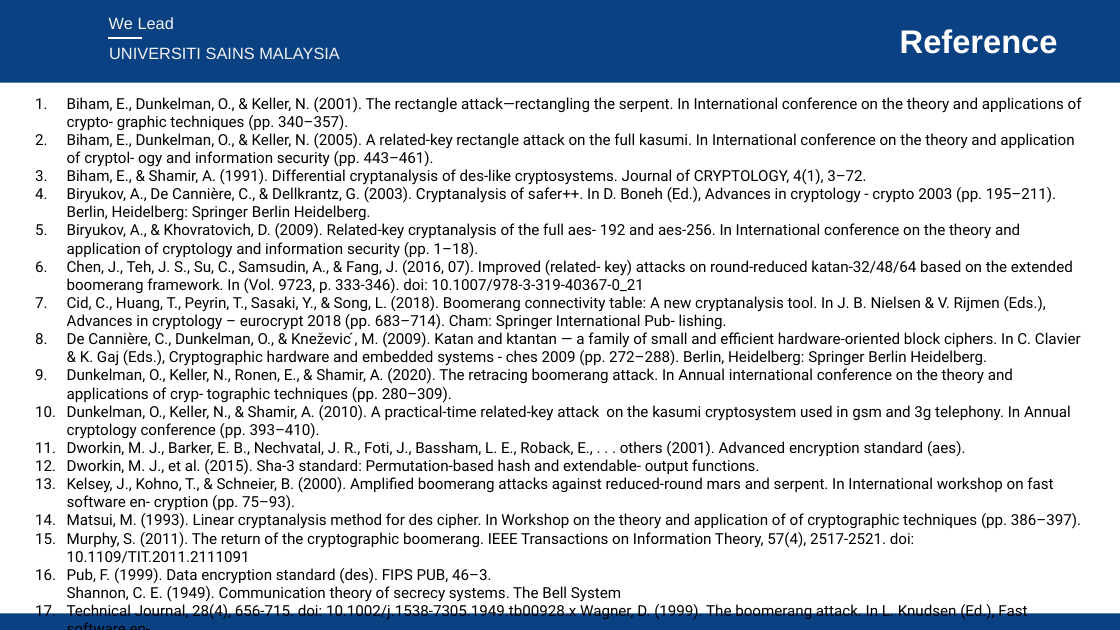
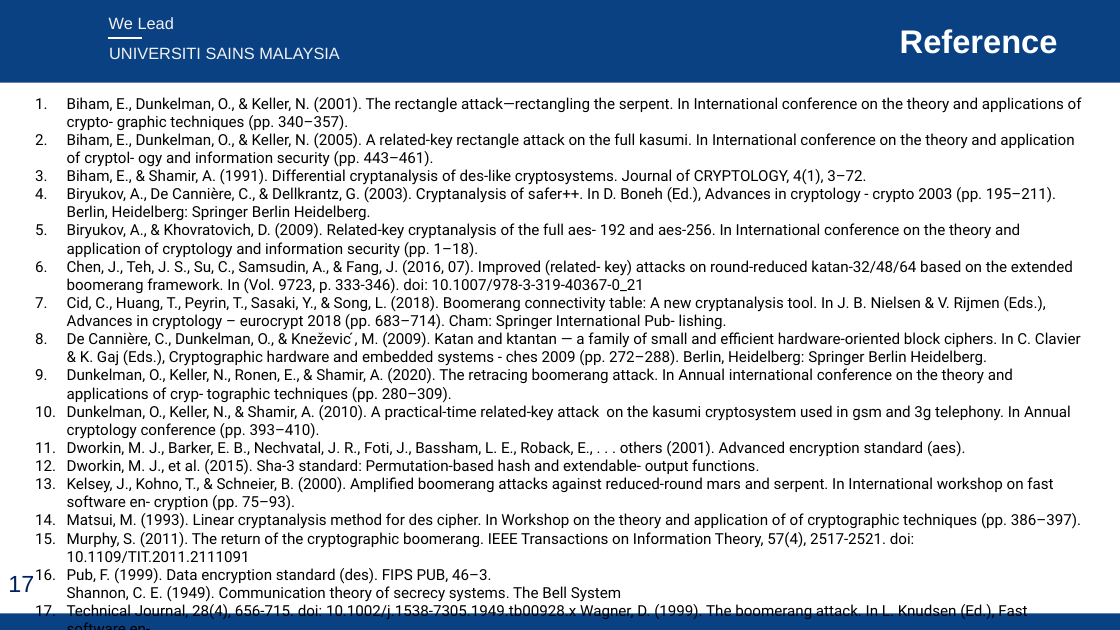
Before and after one commit to liyu0x/boomerang-KATAN, a slide deck: slide 17 of material/report.pptx (slide 18 before the commit). Drawn at 1120x630 pixels with LibreOffice and Linux fonts; fonts in the diff are those of the drawing; background and template pictures are left out. Boxes give left, top, right and bottom in pixels: in the first picture for what was removed or moved away, otherwise in the second. Text is boxed around its words. In the diff, an @@ line names an element or a change of style, - is before the commit and + after.

```diff
--- a/material/report.pptx
+++ b/material/report.pptx
@@ page number added at (8,576,34,592), 20 pt, text #002060 @@
+17
```
Also in this commit, not shown: 16 other slides changed, 1 slide removed.
